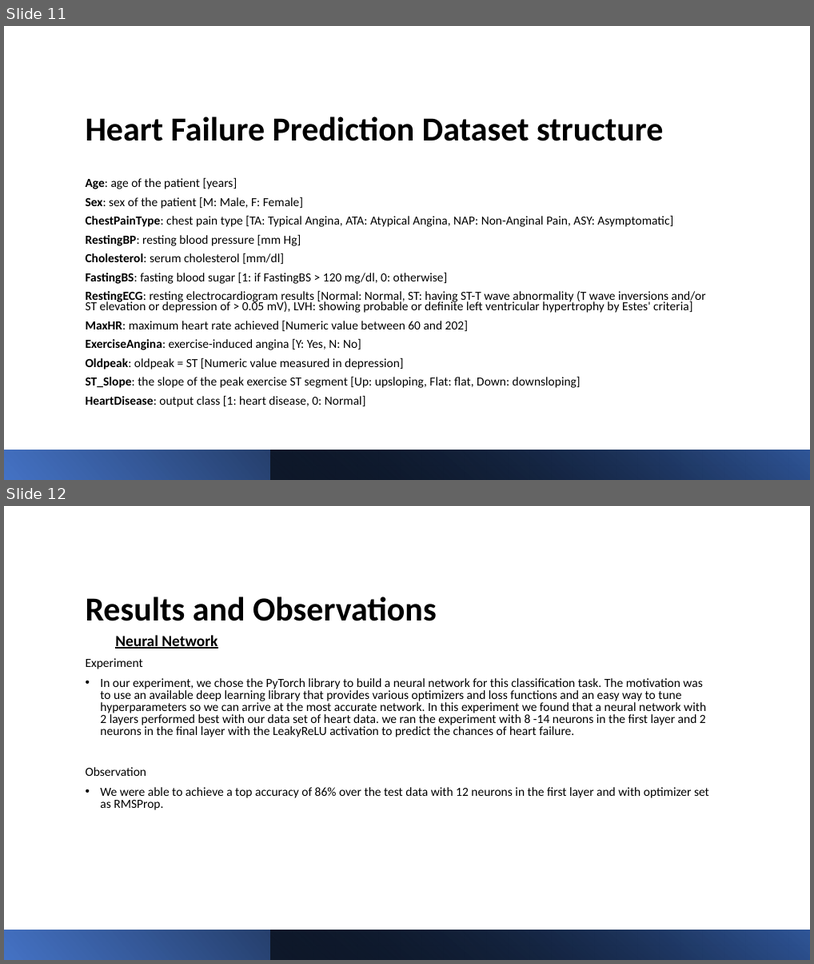
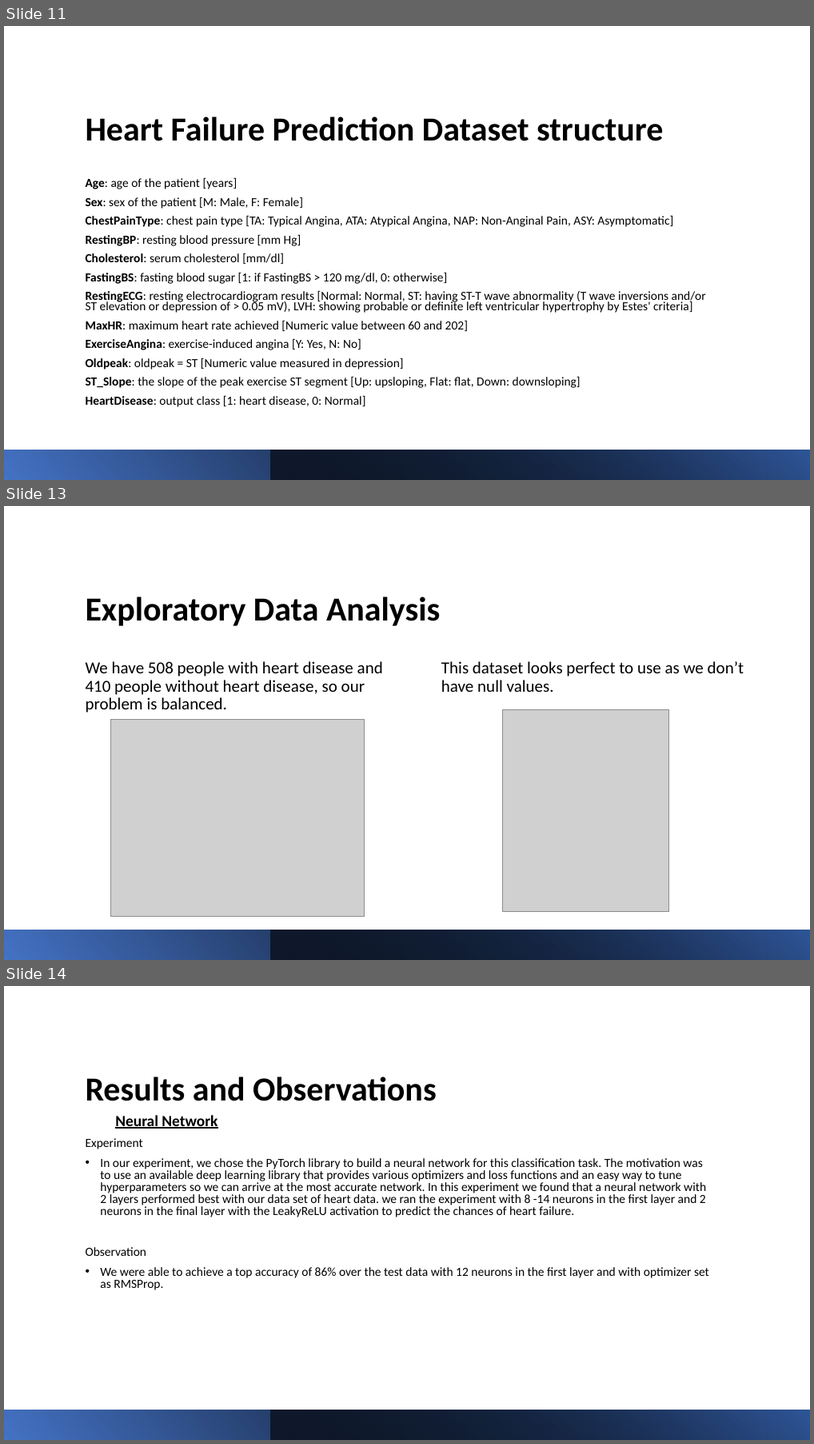
Before and after one commit to harshgit/cs613-final-project, a slide deck: presentation slides/CS613-FinalProject-Presentation.pptx. Shown one above the other, each under a label of ours: slides 11 and 12 before the commit, slides 11, 13 and 14 after it; the slides between them are not shown. The pictures are 814x964 and 814x1444 pixels, drawn with LibreOffice and Linux fonts; fonts in the diff are those of the drawing; grey boxes stand for pictures. Boxes give left, top, right and bottom in pixels: in the first picture for what was removed or moved away, otherwise in the second. Text is boxed around its words. In the diff, an @@ line names an element or a change of style, - is before the commit and + after.

```diff
--- a/presentation slides/CS613-FinalProject-Presentation.pptx
+++ b/presentation slides/CS613-FinalProject-Presentation.pptx
@@ slide 13 added at (4,506,810,960), background #FFFFFF @@
@@ title added at (86,596,440,626), 40 pt, text #000000, bold @@
+Exploratory Data Analysis
@@ text added at (86,661,383,712), 20 pt, text #000000 @@
+We have 508 people with heart disease and 410 people without heart disease, so our problem is balanced.
@@ text added at (442,661,744,692), 20 pt, text #000000 @@
+This dataset looks perfect to use as we don’t have null values.
@@ picture added at (110,720,364,916) @@
@@ picture added at (503,710,669,911) @@
@@ rectangle added at (4,929,810,960), fill gradient #4472C4 to #000000 @@
@@ rectangle added at (271,929,810,960), fill gradient #000000 to #2F5597 @@
@@ what was slide 12 is now slide 14 @@
```
Also in this commit, not shown: 1 other slide added, 1 other file.
